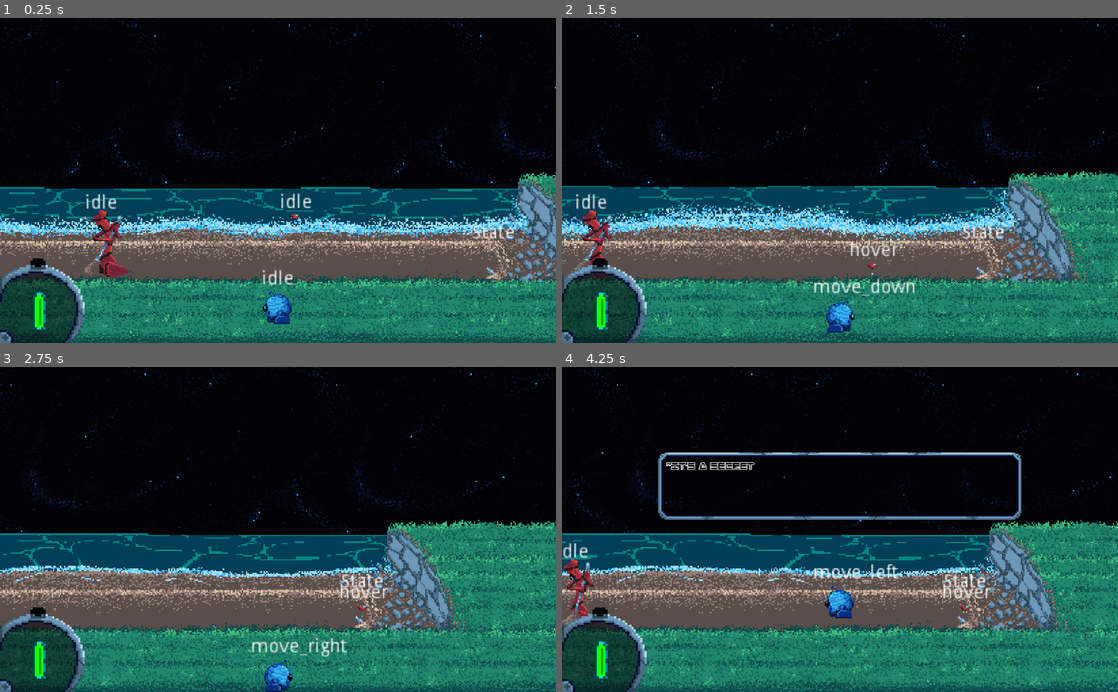
Above: before the commit, frames 1-4 (two rows, left to right).
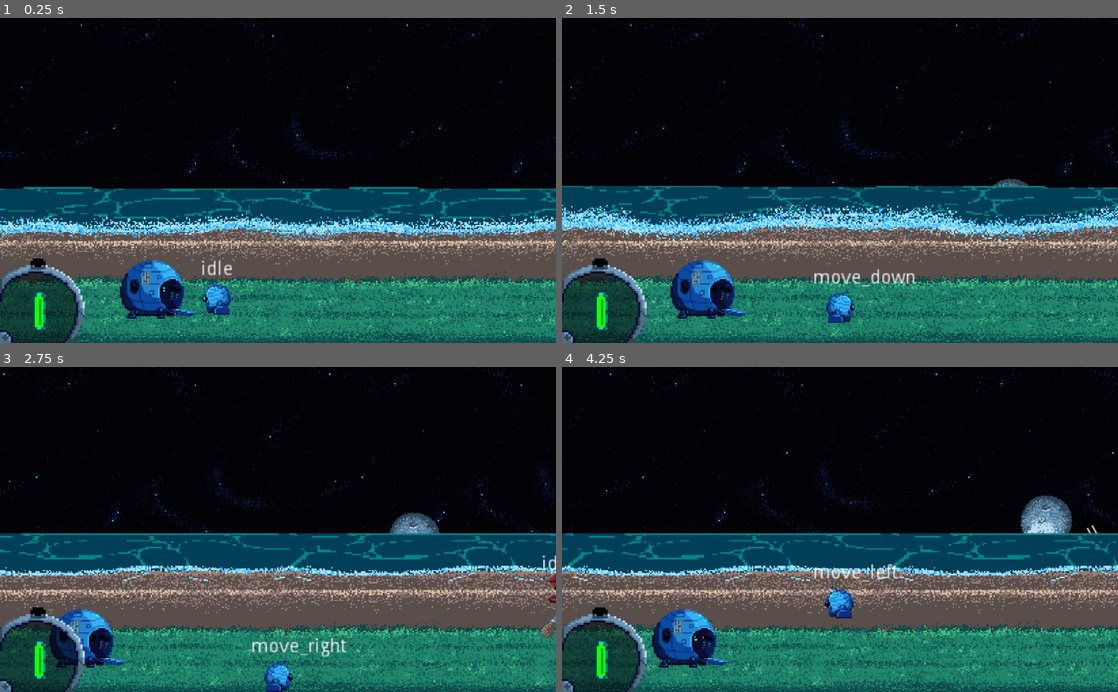
Above: after the commit, the same moments.

Repository: GeekzGamingz/Myunjoule
Game: Godot game, scene res://source/Levels/Level_Beach.tscn
Same seed, same stepped clock (60 frames per second), same inputs: the game is played once before the commit and once after it. The engine's default icon, where the game draws it, is replaced by a stand-in: a white triangle on a blue panel in a dark square.
Inputs:
- Up to frame 1 (0.25 s): no input
- Up to frame 2 (1.5 s): hold D (move_right) 0.53-1.28 s; hold E (activate) 0.53-1.28 s; hold S (move_backward) from 1.28 s (still down); tap Tab (expo_tab) at 1.35 s
- Up to frame 3 (2.75 s): release S (move_backward) at 2.03 s; hold D (move_right) from 2.03 s (still down); tap 1 (select_choice_1) at 2.1 s
- Up to frame 4 (4.25 s): release D (move_right) at 2.78 s; hold W (move_forward) 2.78-3.53 s; tap 2 (select_choice_2) at 2.85 s; hold A (move_left) from 3.53 s (still down); hold E (activate) from 3.53 s (still down)

The runs differ from the first frame. In frame 1, 21% of the frame differs, in the area x 0-100%, y 0-100%; in frame 2, 25%; in frame 3, 25%; in frame 4, 26%.

Commit message:
Add drop pod

Diff:
--- a/source/Levels/Level_Beach.tscn
+++ b/source/Levels/Level_Beach.tscn
@@ -8,6 +8,7 @@
 [ext_resource path="res://source/UI/UserInterface.tscn" type="PackedScene" id=6]
 [ext_resource path="res://source/Actors/Mouskie/Mouskie.tscn" type="PackedScene" id=7]
 [ext_resource path="res://assets/Tilesets/Ghost.tres" type="TileSet" id=8]
+[ext_resource path="res://source/Objects/DropPod/DropPod.tscn" type="PackedScene" id=9]
 
 [node name="Level_Beach" type="Node2D"]
 __meta__ = {
@@ -30,15 +31,19 @@
 [node name="UserInterface" parent="YSort/UI" instance=ExtResource( 6 )]
 
 [node name="Player" parent="YSort" instance=ExtResource( 3 )]
-position = Vector2( 0, 94 )
+position = Vector2( -560, 87 )
 
 [node name="Yorker" parent="YSort" instance=ExtResource( 4 )]
-position = Vector2( -130, 46 )
+position = Vector2( -257, 55 )
 
 [node name="Expo" parent="YSort" instance=ExtResource( 1 )]
+visible = false
 
 [node name="Bottle_Buried" parent="YSort" instance=ExtResource( 5 )]
 position = Vector2( 159, 68 )
 
 [node name="Mouskie" parent="YSort" instance=ExtResource( 7 )]
 position = Vector2( 666, 78 )
+
+[node name="StaticBody2D" parent="." instance=ExtResource( 9 )]
+position = Vector2( -604, 75 )
--- /dev/null
+++ b/source/Objects/DropPod/DropPod.gd
@@ -0,0 +1,4 @@
+extends StaticBody2D
+
+func _ready() -> void:
+	$AnimationPlayer.play("phase_1")
--- /dev/null
+++ b/source/Objects/DropPod/DropPod.tscn
@@ -0,0 +1,78 @@
+[gd_scene load_steps=6 format=2]
+
+[ext_resource path="res://assets/Objects/DropPod/drop-pod_phase1.png" type="Texture" id=1]
+[ext_resource path="res://source/Objects/DropPod/DropPod.gd" type="Script" id=2]
+
+[sub_resource type="CircleShape2D" id=1]
+radius = 24.0
+
+[sub_resource type="Animation" id=2]
+length = 0.001
+tracks/0/type = "value"
+tracks/0/path = NodePath("Sprite:texture")
+tracks/0/interp = 1
+tracks/0/loop_wrap = true
+tracks/0/imported = false
+tracks/0/enabled = true
+tracks/0/keys = {
+"times": PoolRealArray( 0 ),
+"transitions": PoolRealArray( 1 ),
+"update": 0,
+"values": [ ExtResource( 1 ) ]
+}
+tracks/1/type = "value"
+tracks/1/path = NodePath("Sprite:frame")
+tracks/1/interp = 1
+tracks/1/loop_wrap = true
+tracks/1/imported = false
+tracks/1/enabled = true
+tracks/1/keys = {
+"times": PoolRealArray( 0 ),
+"transitions": PoolRealArray( 1 ),
+"update": 0,
+"values": [ 0 ]
+}
+
+[sub_resource type="Animation" id=3]
+resource_name = "phase_1"
+length = 0.6
+loop = true
+tracks/0/type = "value"
+tracks/0/path = NodePath("Sprite:texture")
+tracks/0/interp = 1
+tracks/0/loop_wrap = true
+tracks/0/imported = false
+tracks/0/enabled = true
+tracks/0/keys = {
+"times": PoolRealArray( 0 ),
+"transitions": PoolRealArray( 1 ),
+"update": 1,
+"values": [ ExtResource( 1 ) ]
+}
+tracks/1/type = "value"
+tracks/1/path = NodePath("Sprite:frame")
+tracks/1/interp = 1
+tracks/1/loop_wrap = true
+tracks/1/imported = false
+tracks/1/enabled = true
+tracks/1/keys = {
+"times": PoolRealArray( 0, 0.1, 0.2, 0.3, 0.4, 0.5 ),
+"transitions": PoolRealArray( 1, 1, 1, 1, 1, 1 ),
+"update": 1,
+"values": [ 0, 1, 2, 3, 4, 5 ]
+}
+
+[node name="StaticBody2D" type="StaticBody2D"]
+script = ExtResource( 2 )
+
+[node name="Sprite" type="Sprite" parent="."]
+texture = ExtResource( 1 )
+hframes = 6
+
+[node name="CollisionShape2D" type="CollisionShape2D" parent="."]
+position = Vector2( -4, 7 )
+shape = SubResource( 1 )
+
+[node name="AnimationPlayer" type="AnimationPlayer" parent="."]
+anims/RESET = SubResource( 2 )
+anims/phase_1 = SubResource( 3 )
Binary file added: assets/Objects/DropPod/drop-pod_phase1.png
Not shown, added: assets/Objects/DropPod/drop-pod_phase1.png.import
Binary file added: assets/Objects/DropPod/drop-pod_phase2.png
Not shown, added: assets/Objects/DropPod/drop-pod_phase2.png.import
Binary file added: assets/Objects/DropPod/drop-pod_phase3.png
Not shown, added: assets/Objects/DropPod/drop-pod_phase3.png.import
Binary file added: assets/Objects/DropPod/drop-pod_phase4.png
Not shown, added: assets/Objects/DropPod/drop-pod_phase4.png.import
Not shown: 1 places in source/Levels/Level_Beach.tscn that only renumber resources
